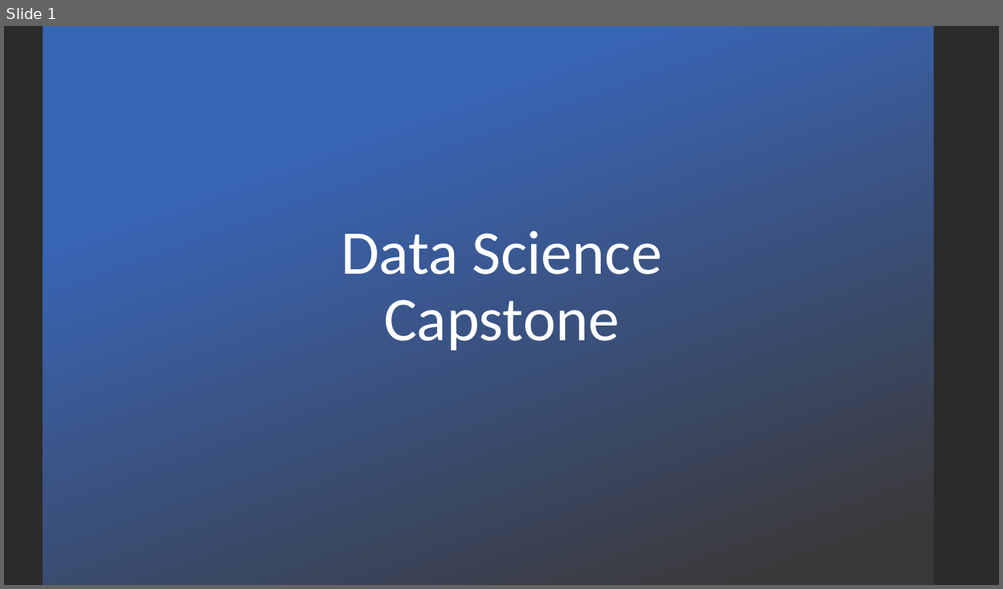
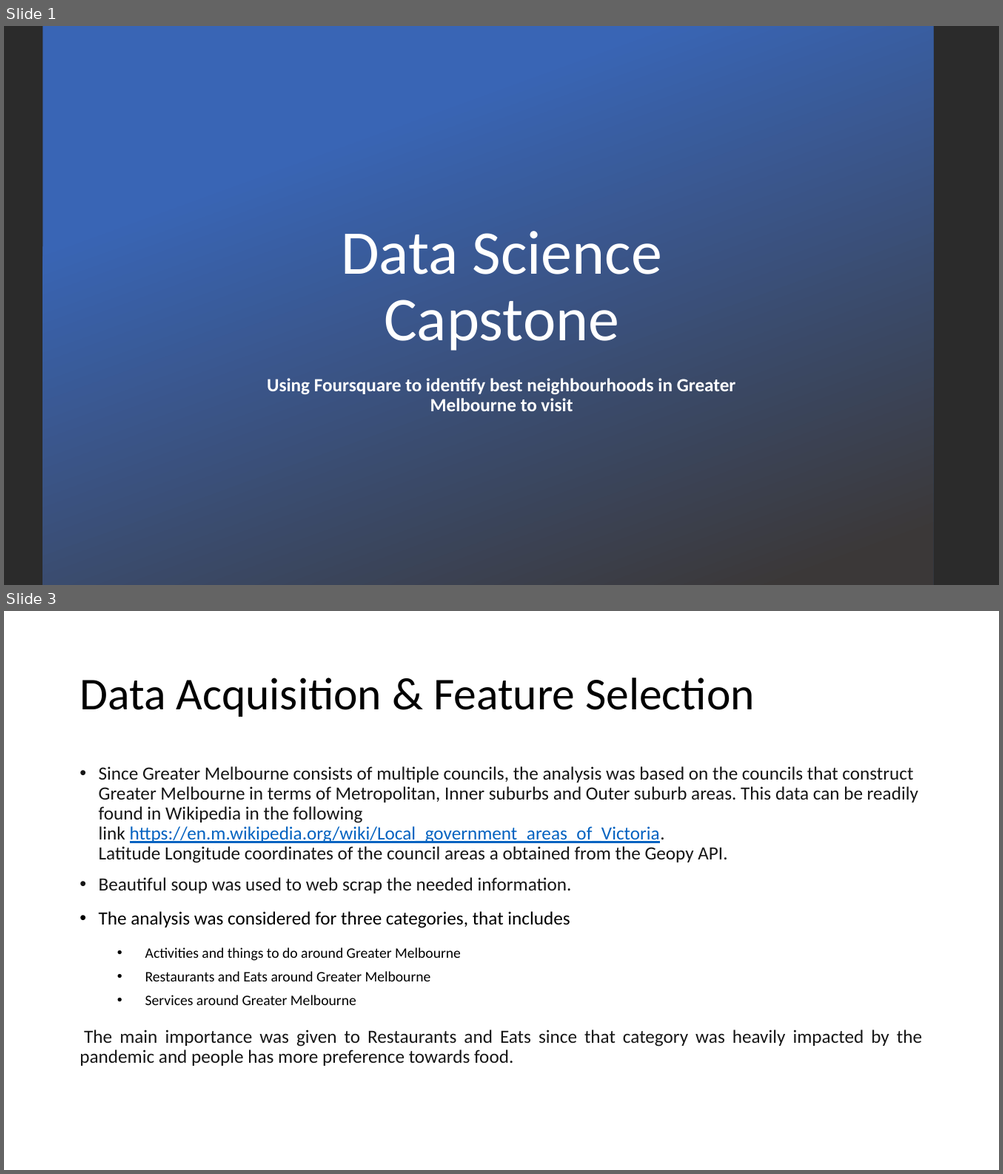
Before and after one commit to KIGet/IBM_DataScience_Capstone, a slide deck: Final Report.pptx. Shown one above the other, each under a label of ours: slide 1 before the commit, slides 1 and 3 after it; the slides between them are not shown. The pictures are 1003x589 and 1003x1174 pixels, drawn with LibreOffice and Linux fonts; fonts in the diff are those of the drawing; background and template pictures are left out; a plain dark background stands for a picture behind light text. Boxes give left, top, right and bottom in pixels: in the first picture for what was removed or moved away, otherwise in the second. Text is boxed around its words. In the diff, an @@ line names an element or a change of style, - is before the commit and + after.

```diff
--- a/Final Report.pptx
+++ b/Final Report.pptx
@@ slide 3 added at [4,611,999,1170], background #FFFFFF @@
@@ title added at [79,678,754,717], 44 pt, text #000000 @@
+Data Acquisition & Feature Selection
@@ text added at [79,766,922,1066], 18 pt, text #161616 @@
+• Since Greater Melbourne consists of multiple councils, the analysis was based on the councils that construct Greater Melbourne in terms of Metropolitan, Inner suburbs and Outer suburb areas. This data can be readily found in Wikipedia in the following link https://en.m.wikipedia.org/wiki/Local_government_areas_of_Victoria.
+  Latitude Longitude coordinates of the council areas a obtained from the Geopy API.
+• Beautiful soup was used to web scrap the needed information.
+• The analysis was considered for three categories, that includes
+  • Activities and things to do around Greater Melbourne
+  • Restaurants and Eats around Greater Melbourne
+  • Services around Greater Melbourne
+The main importance was given to Restaurants and Eats since that category was heavily impacted by the pandemic and people has more preference towards food.
@@ slide 1 changed as well @@
@@ subtitle added at [267,378,736,412], 18 pt, text #FFFFFF, bold @@
+Using Foursquare to identify best neighbourhoods in Greater Melbourne to visit
```
Also in this commit, not shown: 6 other slides added.
